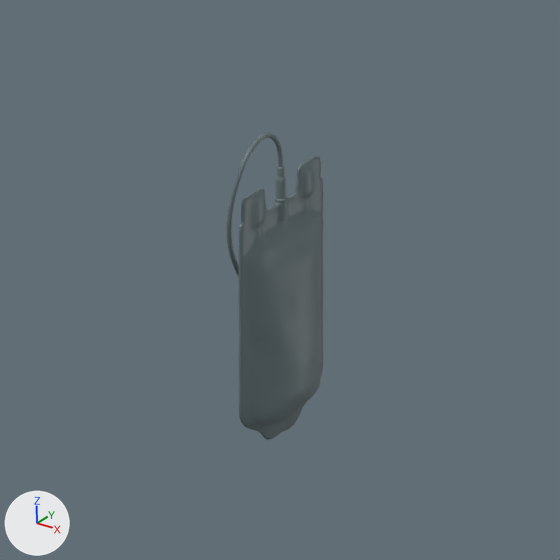
One commit to the Blender file Assets/Medical/FluidBag/BCMM_FluidBag.blend: the scene before it, then after it.
Both versions are drawn from the file's camera 'Camera'. Lighting does not change. The marker at lower left points along +X, +Y and +Z. The first picture is the older version.

In view in the first picture: 'BCMM_FluidBag'.
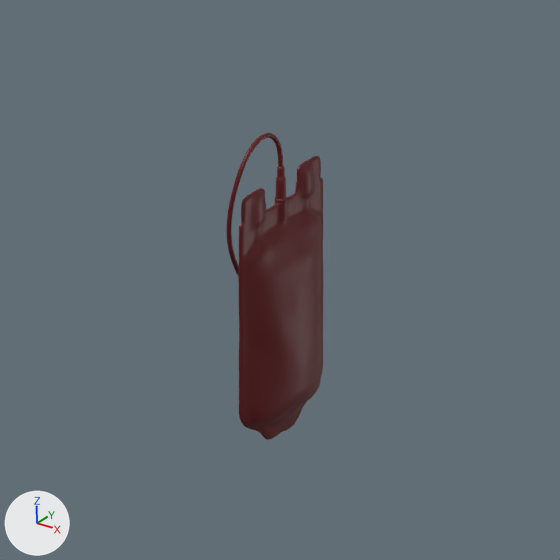
Boxes [x1, y1, x2, y2] around the edits, measured in the pictures (560 x 560 px):
```json
{"object": "BCMM_FluidBag", "change": "surface changed", "before": [226, 133, 323, 440], "after": [226, 133, 323, 440], "on screen": "grey to brown"}
```

Scene script edits in JSON lines:
```json
{"op": "add", "block": "img_bloodbody_bcr_png", "code": ["img_bloodbody_bcr_png = load_image('BloodBody_BCR.png', 'Data/BloodBody_BCR.png', 16, 16, 'sRGB')"]}
{"op": "set", "path": "mat_bcmm_fluidbag_m0.texture", "old": "img_fluidbag_0_bcr_png", "new": "img_bloodbody_bcr_png"}
```
